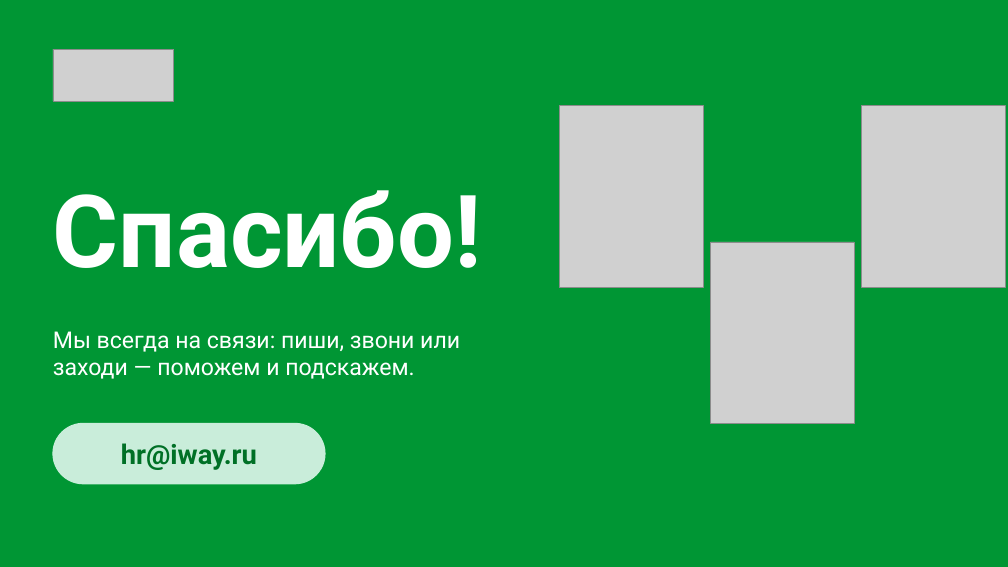
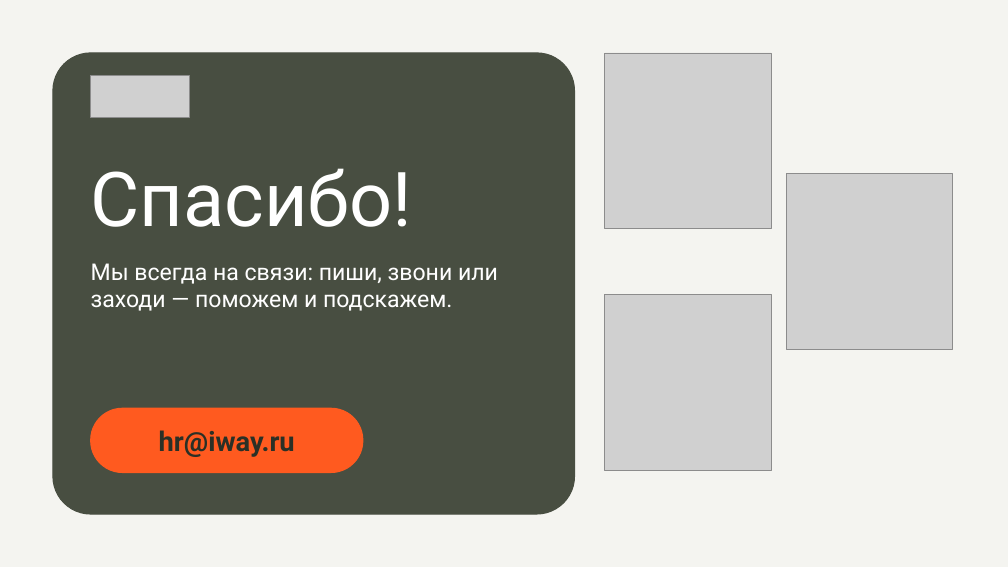
Before and after one commit to hriwayhr/HR-projects, a slide deck: slide 26 of presentations/HR-iway-onboarding-2026.pptx. Drawn at 1008x567 pixels with LibreOffice and Linux fonts; fonts in the diff are those of the drawing; grey boxes stand for pictures. Boxes give left, top, right and bottom in pixels: in the first picture for what was removed or moved away, otherwise in the second. Text is boxed around its words. In the diff, an @@ line names an element or a change of style, - is before the commit and + after.

```diff
--- a/presentations/HR-iway-onboarding-2026.pptx
+++ b/presentations/HR-iway-onboarding-2026.pptx
@@ background #009634 to #F4F4F0 @@
@@ rounded rectangle added at <box>53,53,575,514</box>, fill #484E41, outline #484E41 1 pt @@
@@ picture added at <box>605,53,771,229</box> @@
@@ picture: place and size @@
-picture at <box>53,49,174,101</box>
+picture at <box>91,76,189,118</box>
@@ picture removed at <box>560,106,703,287</box> @@
@@ title "Спасибо!": place and size @@
-title "Спасибо!" at <box>53,190,481,268</box>
+title "Спасибо!" at <box>91,168,412,227</box>
@@ title "Спасибо!" at <box>91,168,412,227</box>: size 96 to 72 pt, bold off @@
@@ picture: place and size @@
-picture at <box>862,106,1006,287</box>
+picture at <box>786,174,953,350</box>
@@ text "Мы всегда на связи: пиши, ...": place and size @@
-text "Мы всегда на связи: пиши, ..." at <box>53,331,460,379</box>
+text "Мы всегда на связи: пиши, ..." at <box>91,263,498,311</box>
@@ picture removed at <box>711,242,854,423</box> @@
@@ picture added at <box>605,295,771,471</box> @@
@@ text "hr@iway.ru": place and size @@
-text "hr@iway.ru" at <box>121,443,257,470</box>
+text "hr@iway.ru" at <box>159,430,295,457</box>
@@ text "hr@iway.ru" at <box>159,430,295,457</box>: text colour #007026 to #2B3026 @@
@@ rounded rectangle: place and size @@
-rounded rectangle at <box>53,423,325,484</box>
+rounded rectangle at <box>91,408,363,473</box>
@@ rounded rectangle at <box>91,408,363,473</box>: fill #C9EDDA to #FF5A1F; outline #C9EDDA 1 pt to #FF5A1F 1 pt; proportions changed @@
```
Also in this commit, not shown: 27 other slides changed, 4 other files.
